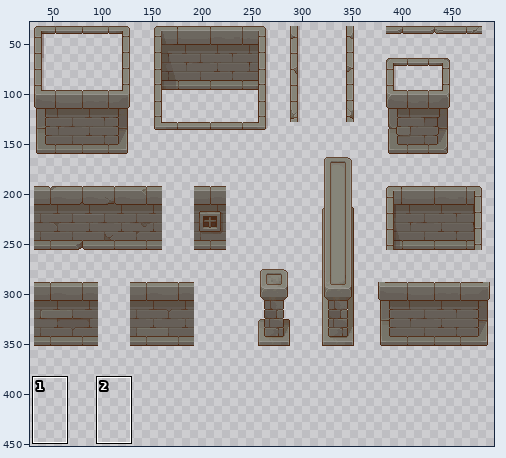
Two versions of one sprite sheet, Assets/Textures/TX Tileset Wall.png. The first picture is a wide view before the edit; the outline marks the close-up.
Close-up. As it was:
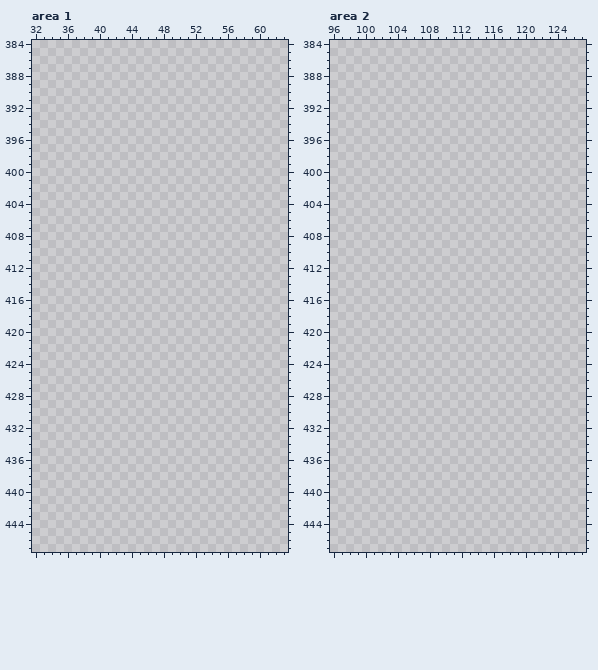
The file is 512x512 pixels. Colours within 5 levels of each other are drawn and written as one. Shown: area 1: x 32..63, y 384..447; area 2: x 96..127, y 384..447. The wide view leaves out empty margins.
The result:
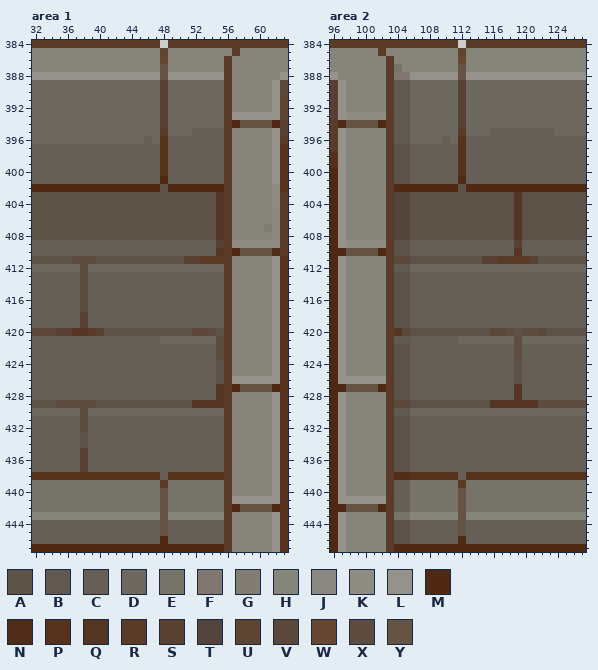
Palette (. is transparent): A #5c5247  B #615851  C #665f58  D #6c675f  E #767469  F #807770  G #817d73  H #868579  J #89877f  K #8f8d83  L #94928b  M #4f2913  N #502d19  P #56321c  Q #543523  R #5a3b27  S #584132  T #54453c  U #5e4532  V #5b483b  W #654732  X #5d4d41  Y #655444
From the commit log: Continuing walls
From old to new:
Changed rows in their new state; - is an unchanged pixel.
Area 1:
first column x 32:
384 RRRRRRRRRRRRRRRR-RRRRRRRRRRRRRRR
385 HHHHHHHHHHHHHHHHUHHHHHHHHRHHHHHH
386 HHHHHHHHHHHHHHHHWHHHHHHHRHHHHHHH
387 HHHHHHHHHHHHHHHHYHHHHHHHRHHHHHHH
388 LLLLLLLLLLLLLLLLYLLLLLLLRHHHHHHL
389 DDDDDDDDDDDDDDDDSDDDDDDDRHHHHHLV
390 DDDDDDDDDDDDDDDDSDDDDDDDRHHHHHLV
391 DDDDDDDDDDDDDDDDSDDDDDDDRHHHHHLU
392 DDDDDDDDDDDDDDDDSDDDDDDDRHHHHHLU
393 DDDDDDDDDDDDDDDDSDDDDDDDRLLLLLLU
394 DDDDDDDDDDDDDDDDSDDDDDDDRMYYYYMS
395 DDDDDDDDDDDDDDDDRDDDCCCCRHHHHHLS
396 DDDDDDDDDDDDDDCDPCCCCCCCRHHHHHLR
397 CCCCCCCCCCCCCCCCPCCCCCCCRHHHHHLP
398 CCCCCCCCCCCCCCCCPCCCCCCCRHHHHHLP
399 CCCCCCCCCCCCCCCCPCCCCCCCRHHHHHLP
400 CCCCCCCCCCCCCCCCPCCCCCCCRHHHHHLP
401 CCCCCCCCCCCCCCCCMCCCCCCCRHHHHHLP
402 MMMMMMMMMMMMMMMMAMMMMMMMRHHHHHKP
403 AAAAAAAAAAAAAAAAAAAAAAAQRHHHHHKR
404 AAAAAAAAAAAAAAAAAAAAAAAQRHHHHHKR
405 AAAAAAAAAAAAAAAAAAAAAAAQRHHHHHJR
406 AAAAAAAAAAAAAAAAAAAAAAAQRHHHHHJR
407 AAAAAAAAAAAAAAAAAAAAAAAQRHHHHGJR
408 AAAAAAAAAAAAAAAAAAAAAAAQRHHHHHJR
409 CCCCCCCCCCCCCCCCCCCCCCCSRKKKKKKR
410 CCCCCCCCCCCCCCCCCCCCCCCQRMYYYYNR
411 AAAAAXXXAAAAAAAAAAASSRRRRHHHHHLP
412 DDDDDDXDDDDDDDDDDDDDDDDDRHHHHHLP
413 CCCCCCXCCCCCCCCCCCCCCCCCRHHHHHLP
414 CCCCCCXCCCCCCCCCCCCCCCCCRHHHHHLP
415 CCCCCCXCCCCCCCCCCCCCCCCCRHHHHHLP
416 CCCCCCXCCCCCCCCCCCCCCCCCRHHHHHLP
417 CCCCCCXCCCCCCCCCCCCCCCCCRHHHHHLP
418 CCCCCCSCCCCCCCCCCCCCCCCCRHHHHHLP
419 CCCCCCSCCCCCCCCCCCCCCCCCRHHHHHLP
420 VVVSSQQRSAAAAAAAAAAAVVXARHHHHHLP
421 CCCCCCCCCCCCCCCCDDDDDDDXRHHHHHLP
422 CCCCCCCCCCCCCCCCCCCCCCCXRHHHHHLP
423 CCCCCCCCCCCCCCCCCCCCCCCXRHHHHHLP
424 CCCCCCCCCCCCCCCCCCCCCCCARHHHHHLP
425 CCCCCCCCCCCCCCCCCCCCCCCARHHHHHLP
426 CCCCCCCCCCCCCCCCCCCCCCCARLLLLLLP
427 CCCCCCCCCCCCCCCCCCCCCCCQRMYYYYMP
428 CCCCCCCCCCCCCCCCCCCCCCCQRHHHHHLP
429 AAAXXXXXAAAAAAAAAAAAQQQQRHHHHHLP
430 DDDDDDXDDDDDDDDDDDDDDDDDRHHHHHLP
431 CCCCCCXCCCCCCCCCCCCCCCCCRHHHHHLP
432 CCCCCCXCCCCCCCCCCCCCCCCCRHHHHHLP
433 CCCCCCACCCCCCCCCCCCCCCCCRHHHHHLP
434 CCCCCCACCCCCCCCCCCCCCCCCRHHHHHLP
435 CCCCCCSCCCCCCCCCCCCCCCCCRHHHHHLP
436 CCCCCCSCCCCCCCCCCCCCCCCCRHHHHHLP
437 CCCCCCSCCCCCCCCCCCCCCCCCRHHHHHLP
438 PPPPPPPPPPPPPPPPCPPPPPPPRHHHHHLP
439 EEEEEEEEEEEEEEEEREEEEEEERHHHHHLP
440 EEEEEEEEEEEEEEEEYEEEEEEERHHHHHLP
441 EEEEEEEEEEEEEEEEYEEEEEEERLLLLLLP
442 EEEEEEEEEEEEEEEEYEEEEEEERMYYYYMP
443 HHHHHHHHHHHHHHHHYHHHHHHHRHHHHHLP
444 CCCCCCCCCCCCCCCCYCCCCCCCRHHHHHLP
445 CCCCCCCCCCCCCCCCYCCCCCCCRHHHHHLP
446 CCCCCCCCCCCCCCCCMCCCCCCCRHHHHHLP
447 MMMMMMMMMMMMMMMMMMMMMMMMRHHHHHLP
Area 2:
first column x 96:
384 RRRRRRRRRRRRRRRR-RRRRRRRRRRRRRRR
385 HHHHHHRHHHHHHHHHUHHHHHHHHHHHHHHH
386 HHHHHHHRHHHHHHHHWHHHHHHHHHHHHHHH
387 HHHHHHHREHHHHHHHYHHHHHHHHHHHHHHH
388 LHHHHHHRFFLLLLLLYLLLLLLLLLLLLLLL
389 SLHHHHHRBBDDDDDDSDDDDDDDDDDDDDDD
390 SLHHHHHRBBDDDDDDSDDDDDDDDDDDDDDD
391 SLHHHHHRBBDDDDDDSDDDDDDDDDDDDDDD
392 SLHHHHHRBBDDDDDDSDDDDDDDDDDDDDDD
393 SLKKKKKRBBDDDDDDSDDDDDDDDDDDDDDD
394 RMYYYYMRBBDDDDDDSDDDDDDDDDDDDDDD
395 RLHHHHHRBBDDDDDDRDDDCCCCCCCCDDDD
396 RLHHHHHRBBDDDDCDPCCCCCCCCCCCCCCC
397 RLHHHHHRAACCCCCCPCCCCCCCCCCCCCCC
398 PLHHHHHRAACCCCCCPCCCCCCCCCCCCCCC
399 PLHHHHHRAACCCCCCPCCCCCCCCCCCCCCC
400 MLHHHHHRAACCCCCCPCCCCCCCCCCCCCCC
401 MLHHHHHRAACCCCCCMCCCCCCCCCCCCCCC
402 MLHHHHHRMMMMMMMMAMMMMMMMMMMMMMMM
403 MLHHHHHRTTAAAAAAAAAAAAAQAAAAAAAA
404 MLHHHHHRTTAAAAAAAAAAAAAQAAAAAAAA
405 MLHHHHHRTTAAAAAAAAAAAAAQAAAAAAAA
406 MLHHHHHRTTAAAAAAAAAAAAAQAAAAAAAA
407 MLHHHHHRTTAAAAAAAAAAAAAQAAAAAAAA
408 MLHHHHHRTTAAAAAAAAAAAAAQAAAAAAAA
409 MLKKKKKRAACCCCCCCCCCCCCSCCCCCCCC
410 MMYYYYMRAACCCCCCCCCCCCCQCCCCCCCC
411 MLHHHHHRVVAAAAAAAAASSRRRRSAAAAAA
412 MLHHHHHRBBDDDDDDDDDDDDDDDDDDDDDD
413 MLHHHHHRAACCCCCCCCCCCCCCCCCCCCCC
414 MLHHHHHRAACCCCCCCCCCCCCCCCCCCCCC
415 MLHHHHHRAACCCCCCCCCCCCCCCCCCCCCC
416 MLHHHHHRAACCCCCCCCCCCCCCCCCCCCCC
417 MLHHHHHRAACCCCCCCCCCCCCCCCCCCCCC
418 MLHHHHHRAACCCCCCCCCCCCCCCCCCCCCC
419 MLHHHHHRAACCCCCCCCCCCCCCCCCCCCCC
420 MLHHHHHRQVAAAAAAAAAAVVXAXXVAAAAA
421 MLHHHHHRBBCCCCCCDDDDDDDXDDDDDDDD
422 MLHHHHHRAACCCCCCCCCCCCCXCCCCCCCC
423 MLHHHHHRAACCCCCCCCCCCCCXCCCCCCCC
424 MLHHHHHRAACCCCCCCCCCCCCACCCCCCCC
425 MLHHHHHRAACCCCCCCCCCCCCACCCCCCCC
426 MLLLLLLRAACCCCCCCCCCCCCACCCCCCCC
427 MMYYYYMRAACCCCCCCCCCCCCQCCCCCCCC
428 MLHHHHHRAACCCCCCCCCCCCCQCCCCCCCC
429 MLHHHHHRVVAAAAAAAAAAQQQQQQXXXXXX
430 MLHHHHHRBBDDDDDDDDDDDDDDDDDDDDDD
431 MLHHHHHRAACCCCCCCCCCCCCCCCCCCCCC
432 MLHHHHHRAACCCCCCCCCCCCCCCCCCCCCC
433 MLHHHHHRAACCCCCCCCCCCCCCCCCCCCCC
434 MLHHHHHRAACCCCCCCCCCCCCCCCCCCCCC
435 MLHHHHHRAACCCCCCCCCCCCCCCCCCCCCC
436 MLHHHHHRAACCCCCCCCCCCCCCCCCCCCCC
437 MLHHHHHRAACCCCCCCCCCCCCCCCCCCCCC
438 MLHHHHHRNNPPPPPPCPPPPPPPPPPPPPPP
439 MLHHHHHRCCEEEEEEREEEEEEEEEEEEEEE
440 MLHHHHHRCCEEEEEEYEEEEEEEEEEEEEEE
441 MLLLLLLRCCEEEEEEYEEEEEEEEEEEEEEE
442 MMYYYYMRCCEEEEEEYEEEEEEEEEEEEEEE
443 MLHHHHHREEHHHHHHYHHHHHHHHHHHHHHH
444 MLHHHHHRAACCCCCCYCCCCCCCCCCCCCCC
445 MLHHHHHRAACCCCCCYCCCCCCCCCCCCCCC
446 MLHHHHHRAACCCCCCMCCCCCCCCCCCCCCC
447 MLHHHHHRMMMMMMMMMMMMMMMMMMMMMMMM
Boxes around the changes in both close-ups, in picture pixels (x1, y1, x2, y2):
added: (32, 40, 288, 552)
added: (330, 40, 586, 552)
